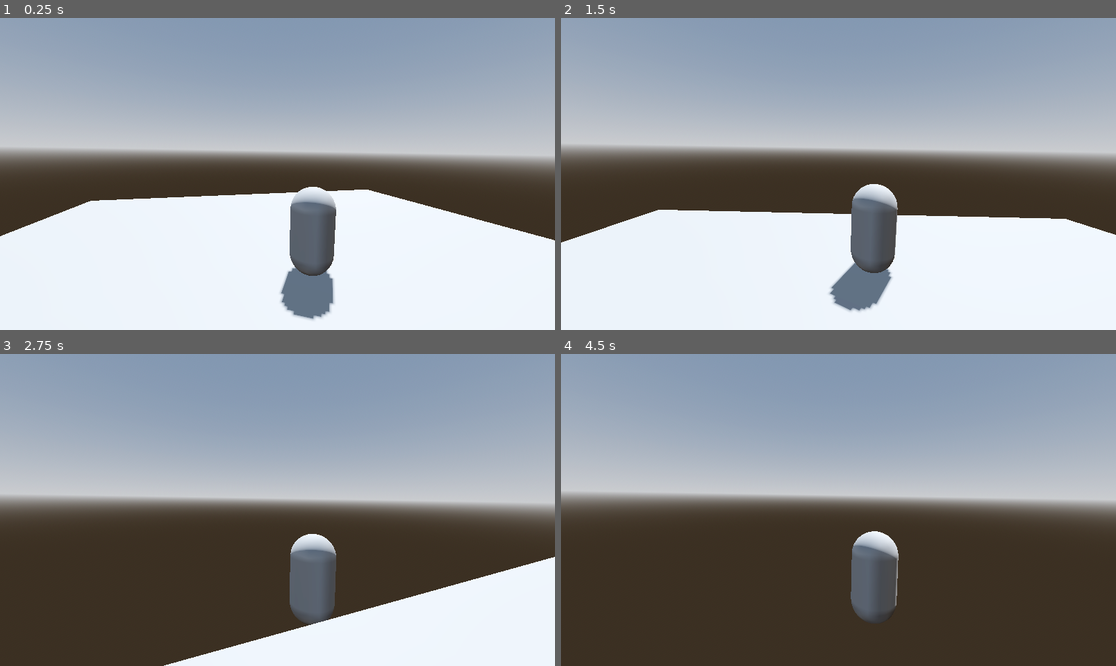
Above: before the commit, frames 1-4 (two rows, left to right).
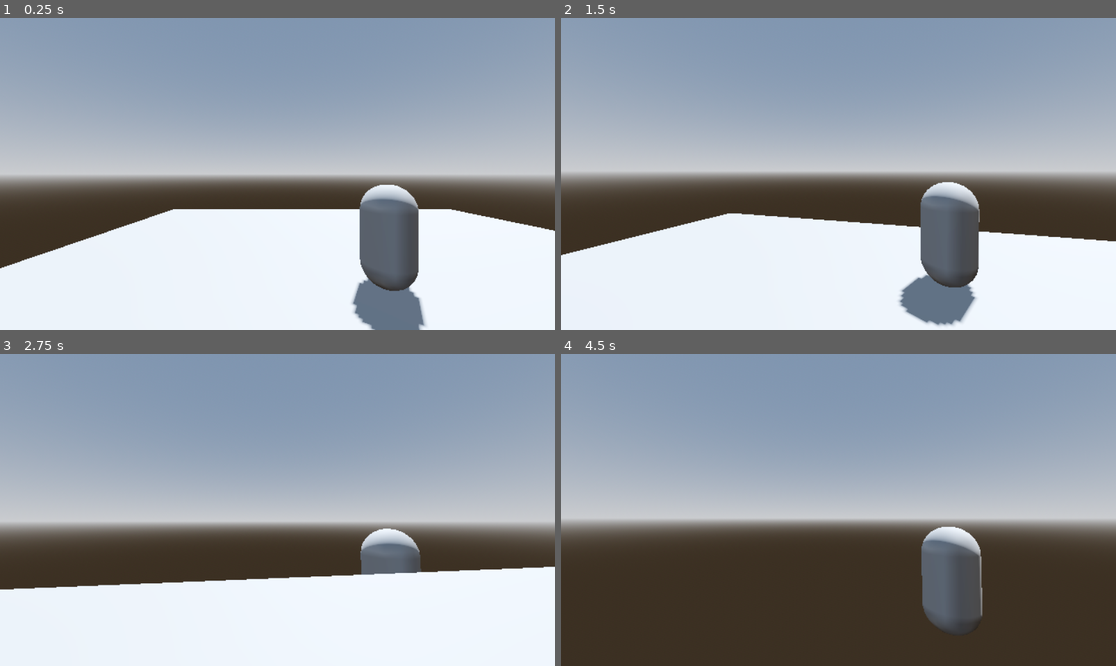
Above: after the commit, the same moments.

Repository: MahderK/project-umbrella
Game: Godot game, scene res://Scenes/world.tscn
Same seed, same stepped clock (60 frames per second), same inputs: the game is played once before the commit and once after it.
Inputs (mouse positions are in pixels of both pictures, inside the frame that each line leads up to):
- Up to frame 1 (0.25 s): no input
- Up to frame 2 (1.5 s): tap Enter (ui_accept) at 0.5, 0.77 s; move the mouse to (866, 174) at 0.52 s; hold W (walk-forward) from 0.53 s (still down); move the mouse to (810, 174) at 1.27 s
- Up to frame 3 (2.75 s): keep holding W (walk-forward); tap Enter (ui_accept) at 1.52 s; move the mouse to (288, 503) at 2.02 s
- Up to frame 4 (4.5 s): keep holding W (walk-forward); move the mouse to (832, 516) at 2.77 s; tap Enter (ui_accept) at 3.02, 3.5, 3.77, 4.25 s; move the mouse to (877, 513) at 3.52 s; move the mouse to (794, 506) at 4.27 s

The runs differ from the first frame. In frame 1, 25% of the frame differs, in the area x 0-100%, y 38-100%; in frame 2, 23%; in frame 3, 31%, in the area x 0-100%, y 42-100%; in frame 4, 18%.

Commit message:
create basic camera and integrate movement to it

Diff:
--- /dev/null
+++ b/Scenes/Player.tscn
@@ -0,0 +1,25 @@
+[gd_scene format=3 uid="uid://by2305kvfo83a"]
+
+[ext_resource type="Script" uid="uid://cer0lldie7gqb" path="res://Scripts/character_body_3d.gd" id="1_rpqav"]
+[ext_resource type="Script" uid="uid://cu5trdv8gyfdi" path="res://Scripts/camera_pivot.gd" id="2_kyqiw"]
+
+[sub_resource type="CapsuleMesh" id="CapsuleMesh_fn5od"]
+
+[sub_resource type="CapsuleShape3D" id="CapsuleShape3D_gfjpw"]
+
+[node name="Player" type="CharacterBody3D" unique_id=380483427]
+script = ExtResource("1_rpqav")
+
+[node name="MeshInstance3D" type="MeshInstance3D" parent="." unique_id=1307233550]
+mesh = SubResource("CapsuleMesh_fn5od")
+
+[node name="CollisionShape3D" type="CollisionShape3D" parent="." unique_id=609108680]
+shape = SubResource("CapsuleShape3D_gfjpw")
+
+[node name="CameraPivot" type="Node3D" parent="." unique_id=863439407]
+script = ExtResource("2_kyqiw")
+
+[node name="SpringArm3D" type="SpringArm3D" parent="CameraPivot" unique_id=448083493]
+transform = Transform3D(1, 0, 0, 0, 1, 0, 0, 0, 1, -2.1451292, 1.2030168, 2.9621124)
+
+[node name="Camera3D" type="Camera3D" parent="CameraPivot/SpringArm3D" unique_id=878458578]
--- a/Scenes/world.tscn
+++ b/Scenes/world.tscn
@@ -1,6 +1,6 @@
 [gd_scene format=3 uid="uid://bfs8eauy7c1yu"]
 
-[ext_resource type="Script" uid="uid://cer0lldie7gqb" path="res://Scripts/character_body_3d.gd" id="1_a02cp"]
+[ext_resource type="PackedScene" uid="uid://by2305kvfo83a" path="res://Scenes/Player.tscn" id="1_a02cp"]
 
 [sub_resource type="ProceduralSkyMaterial" id="ProceduralSkyMaterial_a02cp"]
 sky_horizon_color = Color(0.66224277, 0.6717428, 0.6867428, 1)
@@ -17,10 +17,6 @@
 
 [sub_resource type="BoxMesh" id="BoxMesh_a02cp"]
 
-[sub_resource type="CapsuleMesh" id="CapsuleMesh_5a7ea"]
-
-[sub_resource type="CapsuleShape3D" id="CapsuleShape3D_8j60k"]
-
 [node name="World" type="Node3D" unique_id=414096955]
 
 [node name="WorldEnvironment" type="WorldEnvironment" parent="." unique_id=1724203980]
@@ -35,18 +31,5 @@
 use_collision = true
 mesh = SubResource("BoxMesh_a02cp")
 
-[node name="CharacterBody3D" type="CharacterBody3D" parent="." unique_id=650589842]
-transform = Transform3D(1, 0, 0, 0, 1, 0, 0, 0, 1, 0, 1.5691442, 0)
-script = ExtResource("1_a02cp")
-
-[node name="MeshInstance3D" type="MeshInstance3D" parent="CharacterBody3D" unique_id=2044669532]
-mesh = SubResource("CapsuleMesh_5a7ea")
-
-[node name="CollisionShape3D" type="CollisionShape3D" parent="CharacterBody3D" unique_id=456073095]
-shape = SubResource("CapsuleShape3D_8j60k")
-
-[node name="ThirdPerson" type="Node3D" parent="CharacterBody3D" unique_id=1060631129]
-transform = Transform3D(0.9635668, 0.014256127, -0.2670879, 0.016556036, 0.99348456, 0.112757206, 0.26695523, -0.11307104, 0.9570528, -0.12831283, 0.61904454, -0.0036047697)
-
-[node name="Camera3D" type="Camera3D" parent="CharacterBody3D/ThirdPerson" unique_id=8941971]
-transform = Transform3D(1, 7.450581e-09, -2.9802322e-08, 0, 1, 1.1175871e-07, 0, -5.9604645e-08, 0.9999999, -0.66939217, 0.66792774, 4.504832)
+[node name="Player" parent="." unique_id=380483427 instance=ExtResource("1_a02cp")]
+transform = Transform3D(1, 0, 0, 0, 1, 0, 0, 0, 1, 0, 1.507443, 0)
--- /dev/null
+++ b/Scripts/camera_pivot.gd
@@ -0,0 +1,20 @@
+extends Node3D
+
+@export var mouse_sensitivity: float = 0.005
+@export var min_pitch: float = -0.5  # Look up (in degrees)
+@export var max_pitch: float = 0.5   # Look down (in degrees)
+
+@onready var spring_arm: SpringArm3D = $SpringArm3D
+
+func _ready() -> void:
+	# Locks and hides the mouse
+	Input.mouse_mode = Input.MOUSE_MODE_CAPTURED
+
+func _unhandled_input(event: InputEvent) -> void:
+	if event is InputEventMouseMotion:
+		# Horizontal rotation (Yaw)
+		rotate_y(-event.relative.x * mouse_sensitivity)
+
+		# Vertical rotation (Pitch)
+		spring_arm.rotate_x(-event.relative.y * mouse_sensitivity)
+		spring_arm.rotation.x = clamp(spring_arm.rotation.x, min_pitch, max_pitch)
--- a/Scripts/character_body_3d.gd
+++ b/Scripts/character_body_3d.gd
@@ -1,22 +1,9 @@
 extends CharacterBody3D
 
+@onready var camera_pivot: Node3D = $CameraPivot
 
 const SPEED = 5.0
 const JUMP_VELOCITY = 4.5
-const SENSITIVITY = 0.005
-
-@onready var thirdPerson = $ThirdPerson
-@onready var cam = $ThirdPerson/Camera3D
-
-func _ready() -> void:
-	Input.set_mouse_mode(Input.MOUSE_MODE_CAPTURED)
-
-func _unhandled_input(event: InputEvent) -> void:
-	# Handle third person camera
-	if event is InputEventMouseMotion:
-		thirdPerson.rotate_y(-event.relative.x * SENSITIVITY)
-		cam.rotate_x(-event.relative.y * SENSITIVITY)
-		cam.rotation.x = clamp(cam.rotation.x, deg_to_rad(-40), deg_to_rad(60))
 
 func _physics_process(delta: float) -> void:
 	# Add the gravity.
@@ -28,9 +15,8 @@
 		velocity.y = JUMP_VELOCITY
 
 	# Get the input direction and handle the movement/deceleration.
-	# As good practice, you should replace UI actions with custom gameplay actions.
 	var input_dir := Input.get_vector("walk-left", "walk-right", "walk-forward", "walk-backward")
-	var direction := (transform.basis * Vector3(input_dir.x, 0, input_dir.y)).normalized()
+	var direction := (camera_pivot.transform.basis * Vector3(input_dir.x, 0, input_dir.y)).normalized()
 	if direction:
 		velocity.x = direction.x * SPEED
 		velocity.z = direction.z * SPEED
--- a/project.godot
+++ b/project.godot
@@ -45,3 +45,6 @@
 [rendering]
 
 rendering_device/driver.windows="d3d12"
+renderer/rendering_method="gl_compatibility"
+renderer/rendering_method.mobile="gl_compatibility"
+scaling_3d/scale=0.8
Not shown, added: Scripts/camera_pivot.gd.uid
